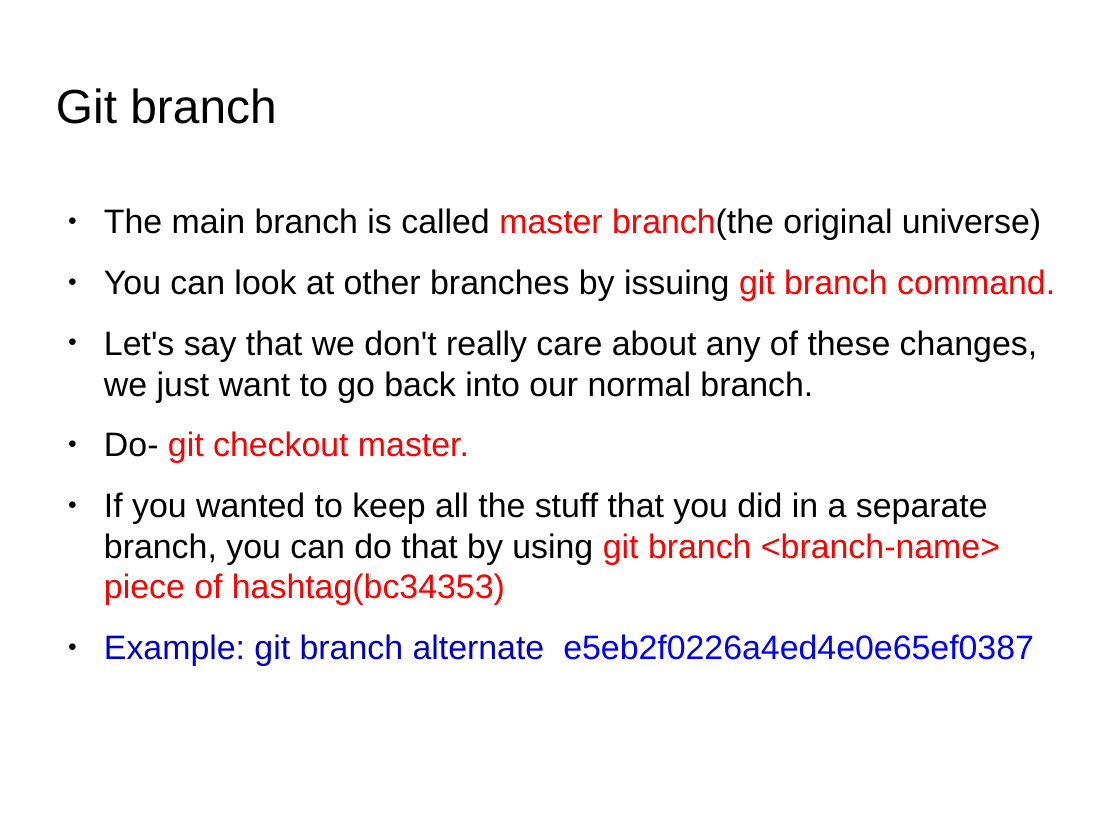
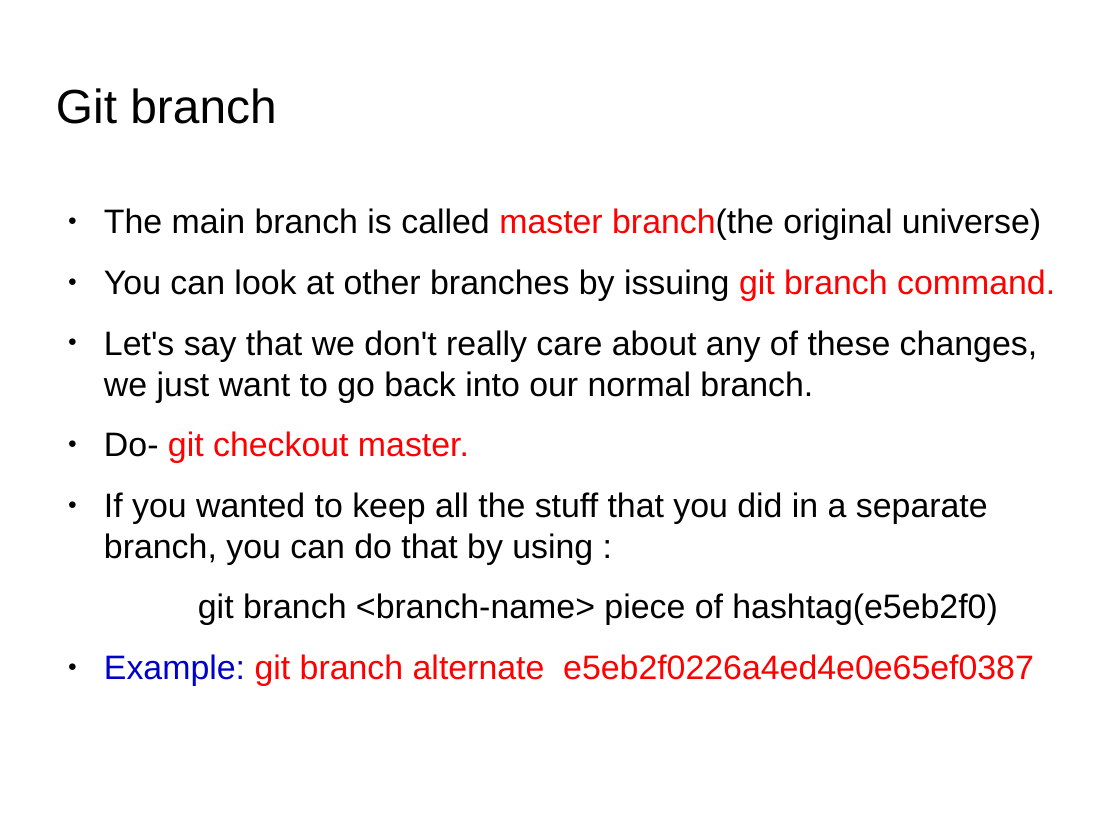
Before and after one commit to anumsh/Learning-Git-and-Github, a slide deck: slide 40 of git_and_GitHub.odp. Drawn at 1120x840 pixels with LibreOffice and Linux fonts; fonts in the diff are those of the drawing; background and template pictures are left out. Boxes give left, top, right and bottom in pixels: in the first picture for what was removed or moved away, otherwise in the second. Text is boxed around its words. In the diff, an @@ line names an element or a change of style, - is before the commit and + after.

Commit message:
edit: recorrect the spelling and heading of slide

```diff
--- a/git_and_GitHub.odp
+++ b/git_and_GitHub.odp
@@ text at [104, 492, 997, 625]: text changed @@
-● If you wanted to keep all the stuff that you did in a separate branch, you can do that by using git branch <branch-name> piece of hashtag(bc34353)
+● If you wanted to keep all the stuff that you did in a separate branch, you can do that by using :
+git branch <branch-name> piece of hashtag(e5eb2f0)
@@ text at [104, 654, 1034, 686]: text colour #0000CC to #FF0000 in "git branch alternate"; text colour #0000FF to #FF0000 in "e5eb2f0226a4ed4e0e65ef0387" @@
```
Also in this commit, not shown: 4 other slides changed, 1 slide added, 1 slide removed.
